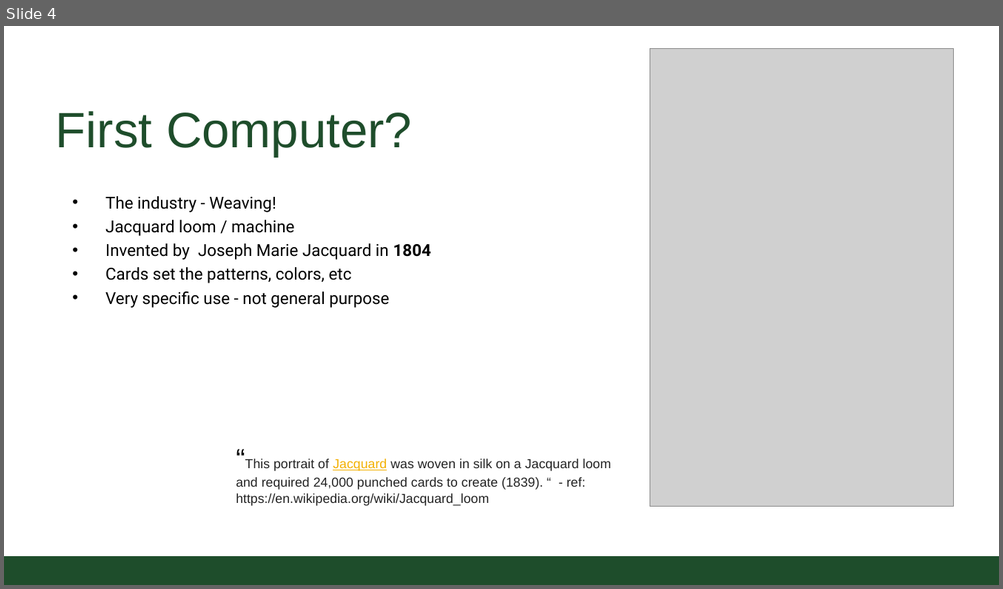
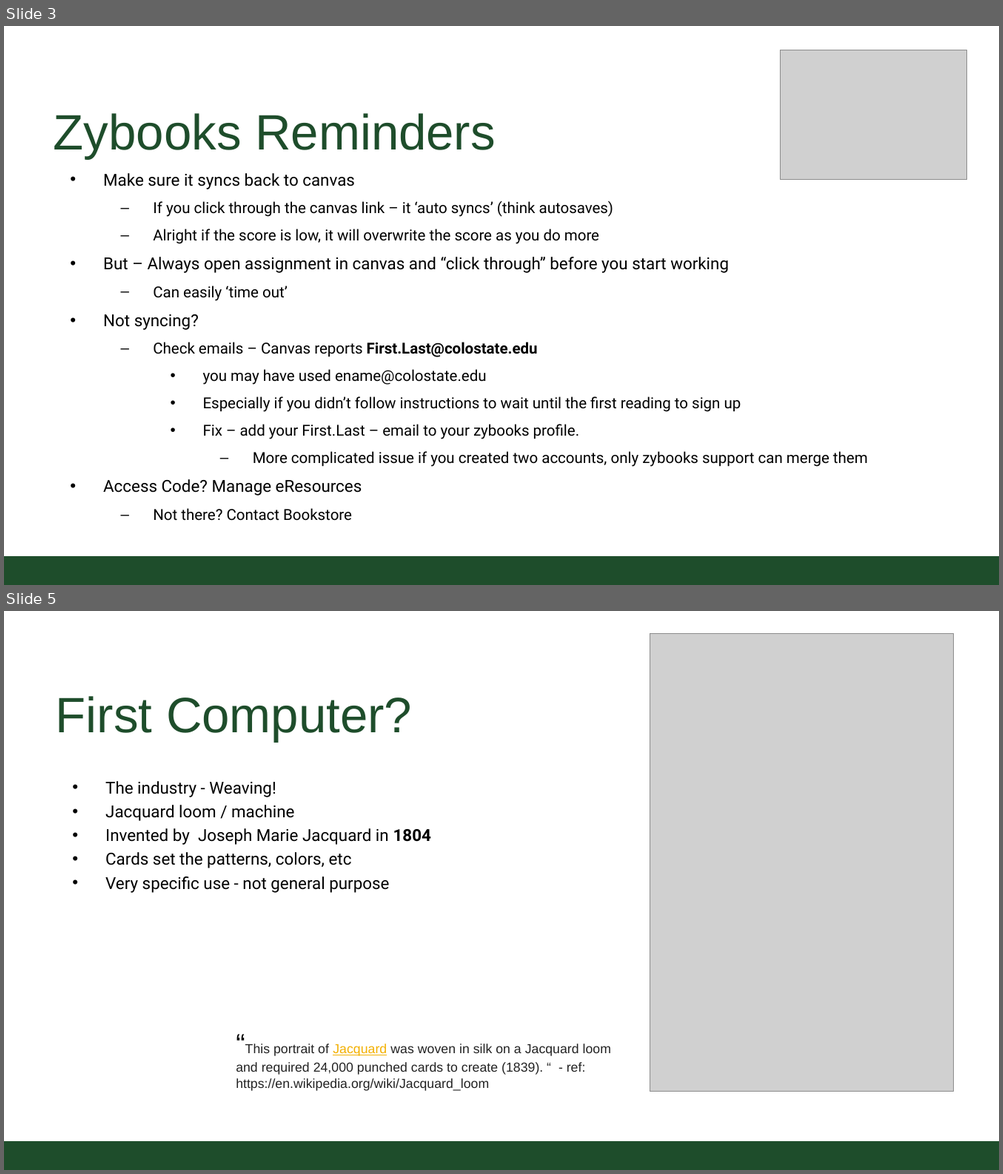
Before and after one commit to CSU-CS150B/handouts, a slide deck: Slides/On-Campus/01_HistoryAndIntro.pptx. Shown one above the other, each under a label of ours: slide 4 before the commit, slides 3 and 5 after it; the slides between them are not shown. The pictures are 1003x589 and 1003x1174 pixels, drawn with LibreOffice and Linux fonts; fonts in the diff are those of the drawing; grey boxes stand for pictures; background and template pictures are left out. Boxes give left, top, right and bottom in pixels: in the first picture for what was removed or moved away, otherwise in the second. Text is boxed around its words. In the diff, an @@ line names an element or a change of style, - is before the commit and + after.

```diff
--- a/Slides/On-Campus/01_HistoryAndIntro.pptx
+++ b/Slides/On-Campus/01_HistoryAndIntro.pptx
@@ slide 3 added at (4,26,999,585), background #FFFFFF; not listed: 1 template element that a slide beside it also shows @@
@@ picture added at (780,50,966,179) @@
@@ title added at (54,113,495,159), 54.4 pt, text #1E4D2B @@
+Zybooks Reminders
@@ text added at (103,173,868,521), 16.6 pt, text #000000 @@
+• Make sure it syncs back to canvas
+  – If you click through the canvas link – it ‘auto syncs’ (think autosaves)
+  – Alright if the score is low, it will overwrite the score as you do more
+• But – Always open assignment in canvas and “click through” before you start working
+  – Can easily ‘time out’
+• Not syncing?
+  – Check emails – Canvas reports First.Last@colostate.edu
+    • you may have used ename@colostate.edu
+    • Especially if you didn’t follow instructions to wait until the first reading to sign up
+    • Fix – add your First.Last – email to your zybooks profile.
+      – More complicated issue if you created two accounts, only zybooks support can merge them
+• Access Code? Manage eResources
+  – Not there? Contact Bookstore
@@ what was slide 4 is now slide 5 @@
```
Also in this commit, not shown: 4 slides changed, 2 other slides added, 1 slide removed, 1 other file.
